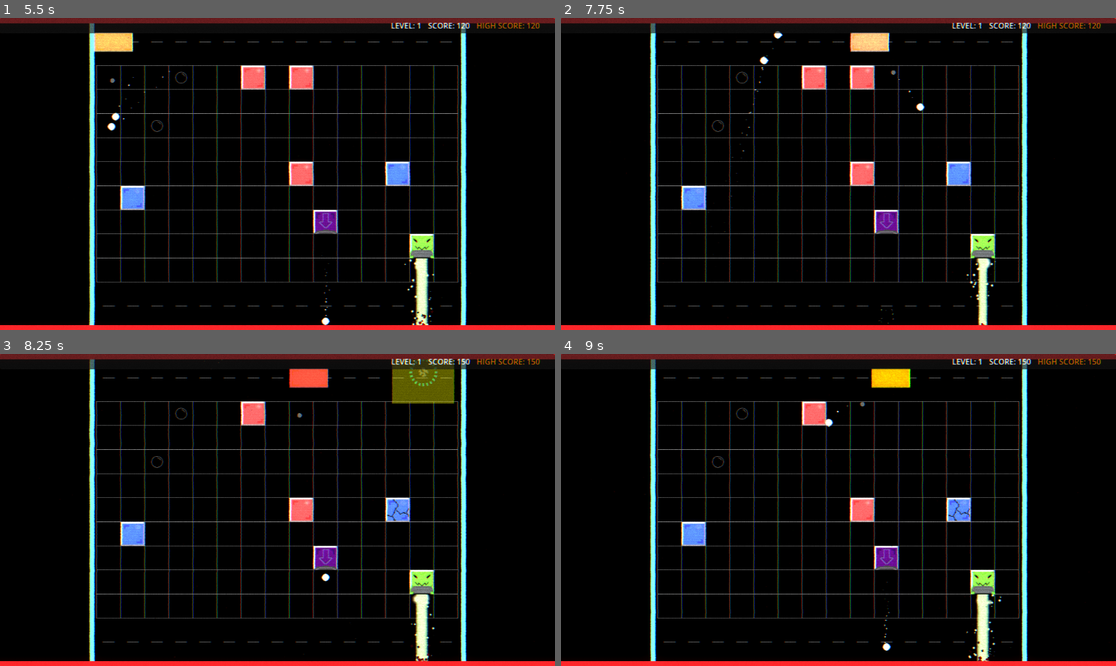
Above: before the commit, frames 1-4 (two rows, left to right).
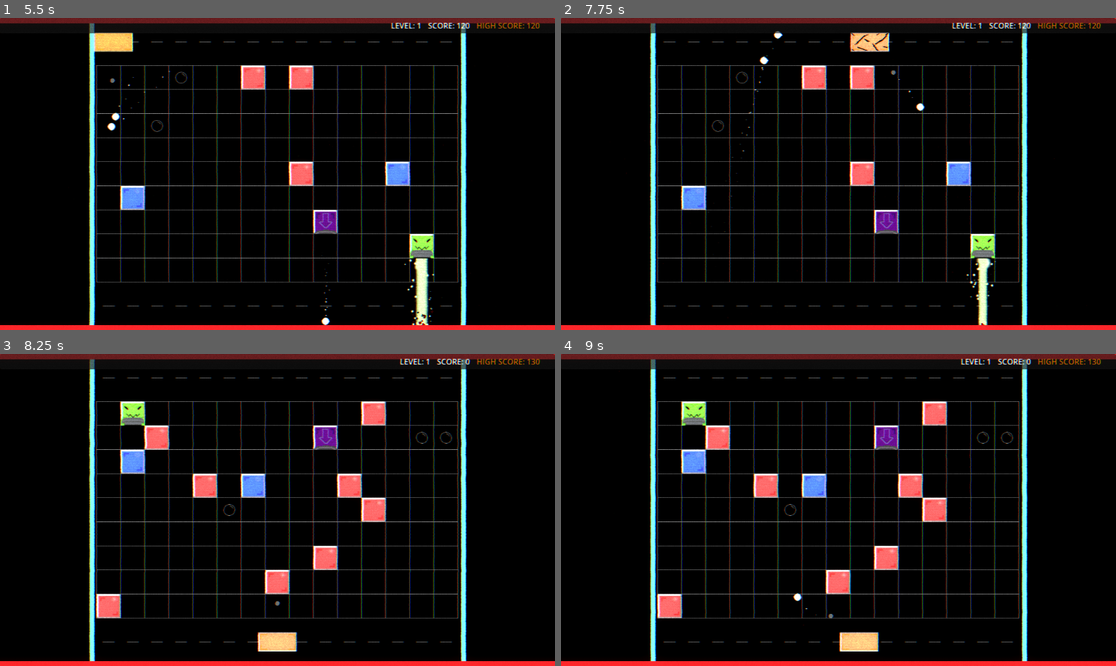
Above: after the commit, the same moments.

Repository: Nicheen/NotPong2025
Game: Godot game, scene res://scenes/menus/main_menu.tscn
Two runs of this game, one before a commit and one after it. Both use one fixed random seed, a clock stepped at 60 frames per second and the inputs below.
Inputs (mouse positions are in pixels of both pictures, inside the frame that each line leads up to):
- Up to frame 1 (5.5 s): click "START GAME" at 0.5 s; tap Enter (ui_accept) at 1.25, 1.52, 2.27, 3.77, 4.52, 5.27 s; move the mouse to (399, 158) at 1.27 s; hold D (move_right) 1.28-2.03 s; hold Shift (dash) 1.28-2.03 s; move the mouse to (166, 189) at 2.02 s; hold S (teleport_down) 2.03-2.78 s; click (166, 189) at 2.1 s; move the mouse to (333, 105) at 2.77 s; hold D (move_right) 2.78-3.53 s; hold Shift (dash) 2.78-3.53 s; move the mouse to (249, 236) at 3.52 s; hold W (teleport_up) 3.53-4.28 s; click (249, 236) at 3.6 s; move the mouse to (444, 220) at 4.27 s; hold Shift (dash) 4.28-5.03 s; hold A (move_left) from 4.28 s (still down); move the mouse to (111, 127) at 5.02 s; click (111, 127) at 5.1 s
- Up to frame 2 (7.75 s): move the mouse to (866, 174) at 5.77 s; release A (move_left) at 5.78 s; hold S (teleport_down) 5.78-6.53 s; hold Shift (dash) 5.78-6.53 s; move the mouse to (755, 96) at 6.52 s; hold D (move_right) 6.53-7.28 s; click (755, 96) at 6.6 s; tap Enter (ui_accept) at 6.77, 7.52 s; move the mouse to (960, 158) at 7.27 s; hold W (teleport_up) from 7.28 s (still down); hold Shift (dash) from 7.28 s (still down)
- Up to frame 3 (8.25 s): release W (teleport_up) at 8 s; release Shift (dash) at 8 s; click (277, 500) at 8 s, where only the run after the commit has a clickable "RESTART"
- Up to frame 4 (9 s): move the mouse to (727, 525) at 8.77 s; hold D (move_right) from 8.78 s (still down); click (727, 525) at 8.85 s

Frame 1 is identical in both runs. In frame 2, 0.1% of the frame differs, in the area x 52-61%, y 4-98%; in frame 3, 9.4%, in the area x 16-97%, y 1-99%; in frame 4, 8.1%.

Commit message:
projectile improvement

Diff:
--- a/NOTPONG/scenes/main.tscn
+++ b/NOTPONG/scenes/main.tscn
@@ -14,7 +14,7 @@
 size = Vector2(196, 648)
 
 [sub_resource type="RectangleShape2D" id="RectangleShape2D_sugp2"]
-size = Vector2(752, 20)
+size = Vector2(752, 36)
 
 [sub_resource type="CanvasItemMaterial" id="CanvasItemMaterial_0bbpv"]
 blend_mode = 1
@@ -70,7 +70,7 @@
 hue_variation_max = 0.1
 
 [sub_resource type="RectangleShape2D" id="RectangleShape2D_jyhfs"]
-size = Vector2(752, 20)
+size = Vector2(752, 35)
 
 [sub_resource type="CanvasItemMaterial" id="CanvasItemMaterial_jyhfs"]
 blend_mode = 1
@@ -217,11 +217,11 @@
 default_color = Color(1, 0.164706, 0.180392, 1)
 
 [node name="StaticBody2DTop" type="StaticBody2D" parent="Deathzone"]
-collision_layer = 130
+collision_layer = 2
 collision_mask = 0
 
 [node name="CollisionShape2D" type="CollisionShape2D" parent="Deathzone/StaticBody2DTop"]
-position = Vector2(576, 0)
+position = Vector2(576, -8)
 shape = SubResource("RectangleShape2D_sugp2")
 
 [node name="GPUParticles2D" type="GPUParticles2D" parent="Deathzone/StaticBody2DTop"]
@@ -240,11 +240,11 @@
 process_material = SubResource("ParticleProcessMaterial_o5qli")
 
 [node name="StaticBody2DBot" type="StaticBody2D" parent="Deathzone"]
-collision_layer = 130
+collision_layer = 2
 collision_mask = 0
 
 [node name="CollisionShape2D" type="CollisionShape2D" parent="Deathzone/StaticBody2DBot"]
-position = Vector2(576, 648)
+position = Vector2(576, 655.5)
 shape = SubResource("RectangleShape2D_jyhfs")
 
 [node name="GPUParticles2D2" type="GPUParticles2D" parent="Deathzone/StaticBody2DBot"]
--- a/NOTPONG/scripts/obj/player/player.gd
+++ b/NOTPONG/scripts/obj/player/player.gd
@@ -22,8 +22,8 @@
 @export var shoot_cooldown: float = 0.1
 
 # Health settings
-@export var max_health: int = 40
-@export var damage_per_hit: int = 10
+@export var max_health: int = 30
+
 
 # NEW: Knockback settings
 @export var knockback_resistance: float = 0.3  # How much knockback is reduced (0.0 = full knockback, 1.0 = no knockback)
@@ -127,9 +127,9 @@
 		print("ERROR: Sprite2D not found!")
 		return
 
-	if current_health == 20:
+	if current_health <= 20 and current_health > 10:
 		sprite.texture = player_damaged_texture_1
-	elif current_health == 10:
+	elif current_health <= 10:
 		sprite.texture = player_damaged_texture_2
 
 func apply_knockback(direction: Vector2, force: float):
--- a/NOTPONG/scripts/obj/projectile/projectile_collision_handler.gd
+++ b/NOTPONG/scripts/obj/projectile/projectile_collision_handler.gd
@@ -5,6 +5,7 @@
 var bounce_damping: float = 0.8
 var max_bounces: int = 3
 var current_bounces: int = 0
+var has_collided: bool = false
 
 # Reference to parent projectile
 var projectile: RigidBody2D
@@ -23,7 +24,15 @@
 	pass
 
 func handle_collision(body):
+	# Förhindra dubbel kollision för samma projektil
+	if has_collided:
+		print("Projektil har redan kollliderat, ignorerar...")
+		return
+
 	print("Projectile collided with: ", body.name, " on layer: ", body.collision_layer)
+
+	# Markera att kollision har skett
+	has_collided = true
 
 	# Check collision type and handle accordingly
 	if is_player_target(body):
@@ -32,28 +41,44 @@
 		handle_enemy_hit(body)
 	elif body.collision_layer == 4:  # Wall layer
 		handle_wall_collision(body)
-	elif body.collision_layer == 2:  # Lava zone or another projectile
-		# Check if it's actually a projectile or a lava zone StaticBody2D
-		if body is RigidBody2D:
+	elif body.collision_layer == 2:  # Layer 2 check
+		# Kolla om det är lava (deathzone) eller projektil
+		if is_lava_zone(body):
+			handle_lava_collision(body)
+		elif body is RigidBody2D:  # Annan projektil
 			handle_projectile_collision(body)
 		else:
-			# This is a lava zone StaticBody2D
-			handle_lava_collision(body)
+			# Okänt StaticBody2D på layer 2
+			handle_generic_collision(body)
 	else:
 		handle_generic_collision(body)
 
+func is_lava_zone(body) -> bool:
+	"""Kolla om body är en lava zone"""
+	if not body is StaticBody2D:
+		return false
+
+	# Kolla om den är i Deathzone genom att kolla parent
+	var current_node = body
+	while current_node.get_parent():
+		current_node = current_node.get_parent()
+		if current_node.name == "Deathzone":
+			return true
+
+	return false
+
 func handle_lava_collision(lava_body):
 	print("Hit lava zone - damaging player and destroying projectile")
 
-	# Find and damage the player
+	# Hitta och skada spelaren med 10 HP
 	var scene_root = projectile.get_tree().current_scene
 	var player = scene_root.find_child("Player", true, false)
 
 	if player and player.has_method("take_damage"):
-		player.take_damage(20)  # Lava damage amount
-		print("Player damaged by lava projectile!")
-
-	# Destroy the projectile
+		player.take_damage(10)  # 10 HP skada
+		print("Player damaged 10 HP by lava projectile!")
+
+	# Förstör projektilen direkt
 	projectile.queue_free()
 
 func handle_player_hit(player_body):
@@ -110,6 +135,10 @@
 
 func handle_wall_collision(wall_body):
 	print("Handling wall bounce with: ", wall_body.name)
+
+	# Wall bounce ska INTE markera projektilen som "kollliderad"
+	# eftersom den ska kunna fortsätta studsa
+	has_collided = false  # Reset för wall bounces
 
 	var collision_normal = calculate_wall_collision_normal(wall_body)
 	var reflected_velocity = projectile.linear_velocity.reflect(collision_normal)
